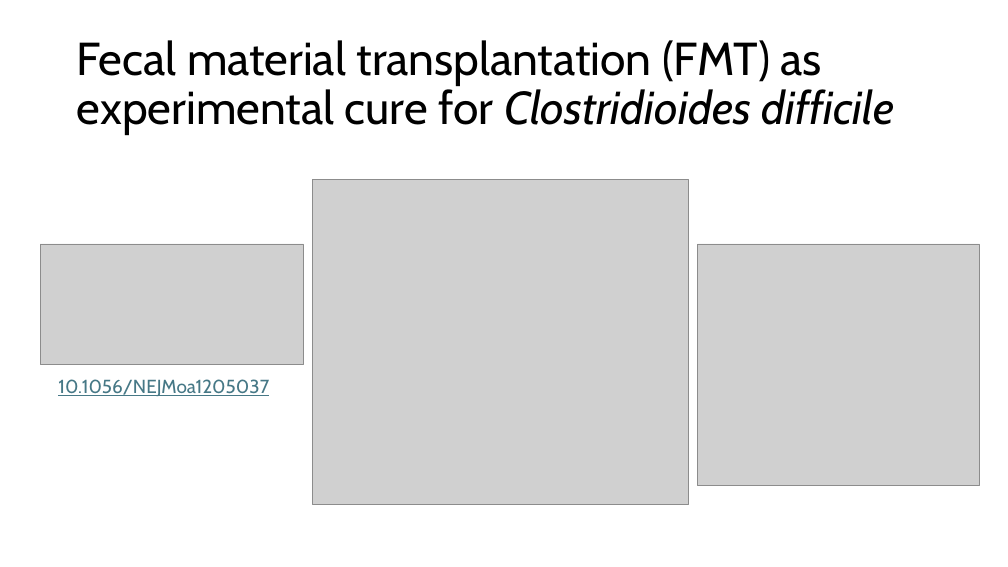
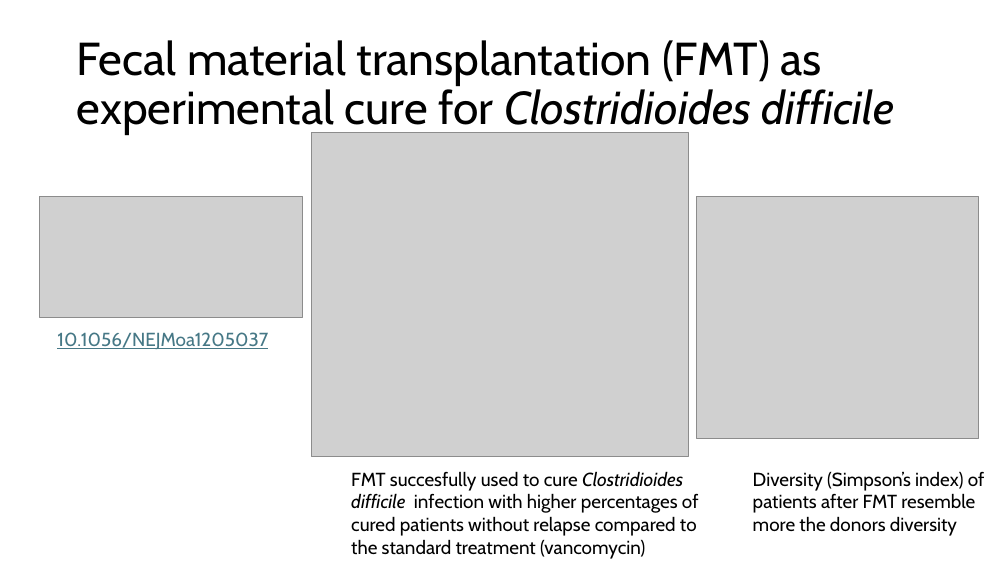
Before and after one commit to biosustain/dsp_metagenomics_training, a slide deck: slide 7 of course_contents/IntroMetagenomics.pptx (slide 6 before the commit). Drawn at 1008x567 pixels with LibreOffice and Linux fonts; fonts in the diff are those of the drawing; grey boxes stand for pictures. Boxes give left, top, right and bottom in pixels: in the first picture for what was removed or moved away, otherwise in the second. Text is boxed around its words. In the diff, an @@ line names an element or a change of style, - is before the commit and + after.

```diff
--- a/course_contents/IntroMetagenomics.pptx
+++ b/course_contents/IntroMetagenomics.pptx
@@ picture: place and size @@
-picture at [312, 180, 689, 504]
+picture at [312, 132, 688, 457]
@@ 2 pictures, 1 text: place and size @@
-2 pictures, 1 text at [40, 244, 980, 486]
+2 pictures, 1 text at [39, 197, 979, 439]
@@ text added at [351, 471, 699, 559], 18 pt, text #000000 @@
+FMT succesfully used to cure Clostridioides difficile infection with higher percentages of cured patients without relapse compared to the standard treatment (vancomycin)
@@ text added at [753, 471, 985, 536], 18 pt, text #000000 @@
+Diversity (Simpson’s index) of patients after FMT resemble more the donors diversity
```
Also in this commit, not shown: 20 other slides changed, 9 slides added, 1 slide removed, 1 other file.
